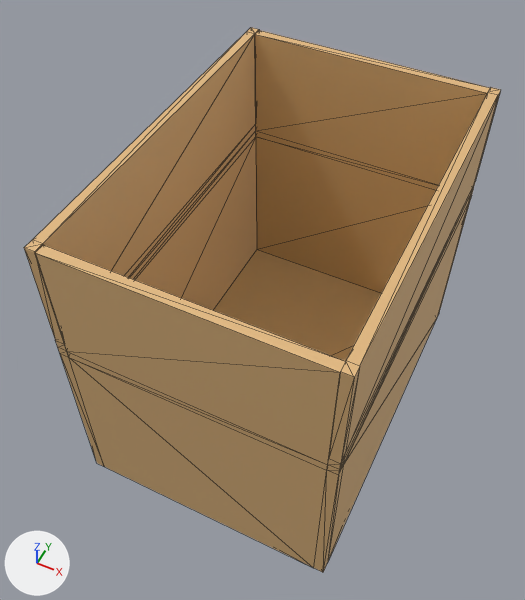
The glTF model godot/meshes/box/box.glb as it was, and as the next commit left it.
Before and after are seen from a camera (50 mm lens) standing at (1.53, -3.45, 4.57) and looking at (-0.13, -0.14, 0.43). The lights are fixed; the arrows at lower left show +X, +Y and +Z. The older version comes first. Mesh edges are drawn as thin lines.
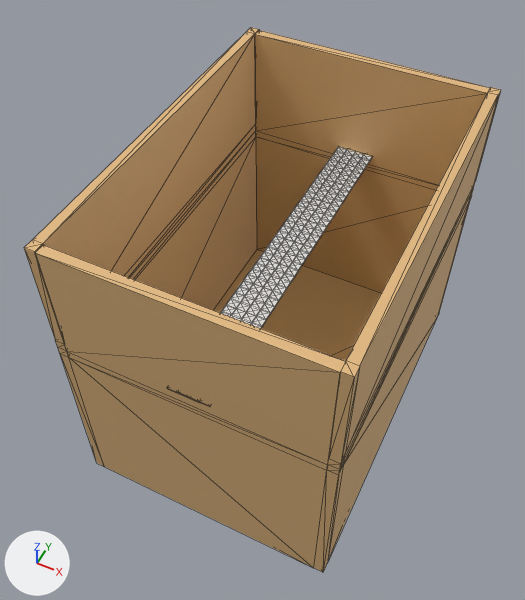
Where the change shows, as pixel boxes (x1, y1, x2, y2) in the pictures (525 x 600 px):
'tape_roll', added
    after: (220, 147, 372, 329)

Patch to the scene script:
```diff
--- a/godot/meshes/box/box.glb.py
+++ b/godot/meshes/box/box.glb.py
@@ me_mesh @@
+me_mesh.from_pydata(...)  # 738 vertices, 1472 faces; spans x -0.15..0.15, y -1.4..1.4, z 0.87..0.88
@@ ob_tape_roll @@
+ob_tape_roll = bpy.data.objects.new('tape_roll', me_mesh)
+ob_tape_roll.location = (0.0, 0.0, 0.0)
```
